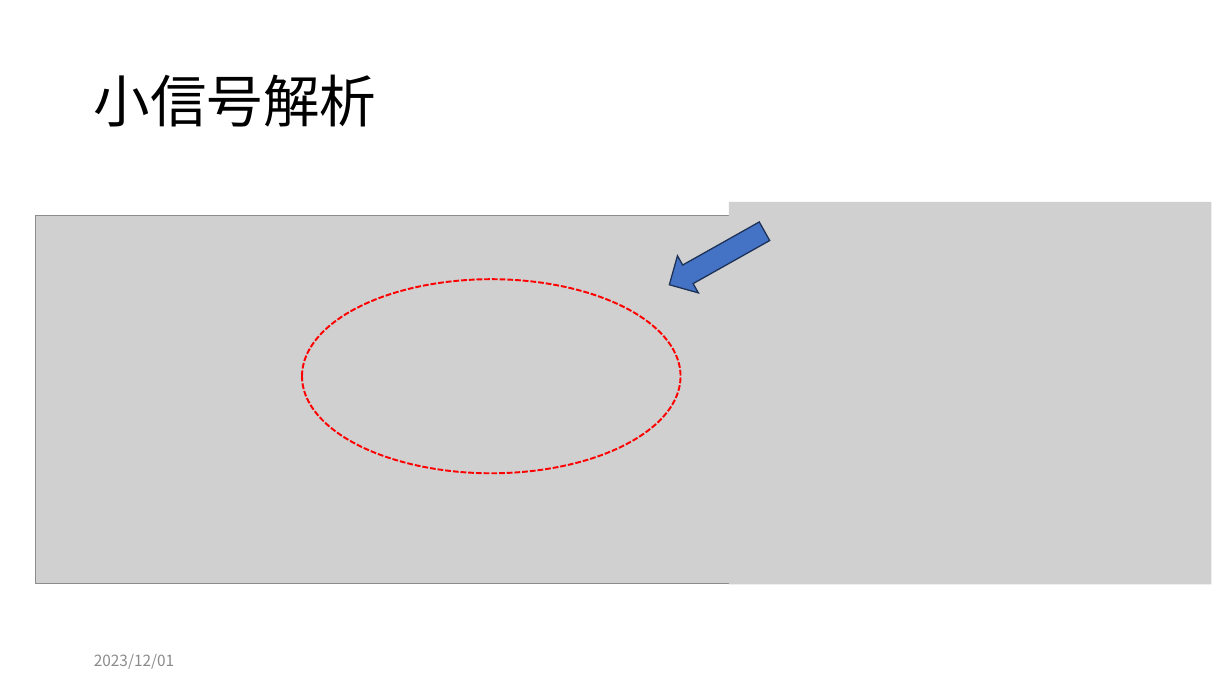
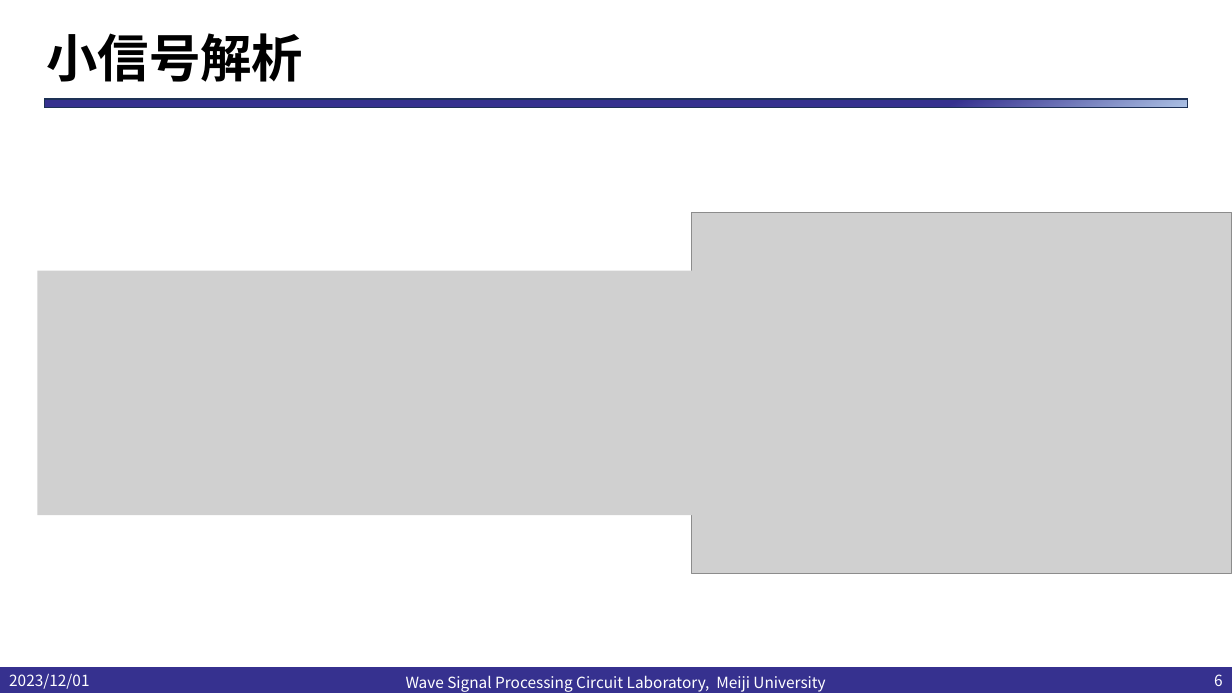
Before and after one commit to kjm-desktop10400/reserch, a slide deck: slide 6 of folded_gilbert/seminar/20231205/20231201小島光.pptx (slide 5 before the commit). Drawn at 1232x693 pixels with LibreOffice and Linux fonts; fonts in the diff are those of the drawing; grey boxes stand for pictures; background and template pictures are left out. Boxes give left, top, right and bottom in pixels: in the first picture for what was removed or moved away, otherwise in the second. Text is boxed around its words. In the diff, an @@ line names an element or a change of style, - is before the commit and + after.

```diff
--- a/folded_gilbert/seminar/20231205/20231201小島光.pptx
+++ b/folded_gilbert/seminar/20231205/20231201小島光.pptx
@@ title "小信号解析": place and size @@
-title "小信号解析" at (94,74,376,127)
+title "小信号解析" at (47,33,303,82)
@@ title "小信号解析" at (47,33,303,82): size 44 to 40 pt, bold on @@
@@ rectangle added at (44,99,1188,107), fill gradient #36318F to #ABC0E4 to #C7D5ED, outline #1E3256 1 pt @@
@@ down arrow removed at (659,213,775,303) @@
@@ picture: place and size @@
-picture at (729,201,1212,584)
+picture at (691,213,1232,574)
@@ picture: place and size @@
-picture at (36,216,763,584)
+picture at (37,271,806,515)
@@ ellipse removed at (302,279,681,473) @@
@@ text "2023/12/01": place and size @@
-text "2023/12/01" at (94,654,174,669)
+text "2023/12/01" at (9,673,89,689)
@@ text "2023/12/01" at (9,673,89,689): text colour #8C8C8C to #FFFFFF @@
@@ rectangle added at (0,668,1232,693), fill #36318F, outline #36318F 1 pt @@
@@ text added at (406,675,825,692), 12 pt, text #FFFFFF @@
+Wave Signal Processing Circuit Laboratory, Meiji University
@@ page number added at (1214,674,1223,686), 12 pt, text #FFFFFF @@
+6
```
Also in this commit, not shown: 7 other slides changed, 15 slides added, 10 other files.
